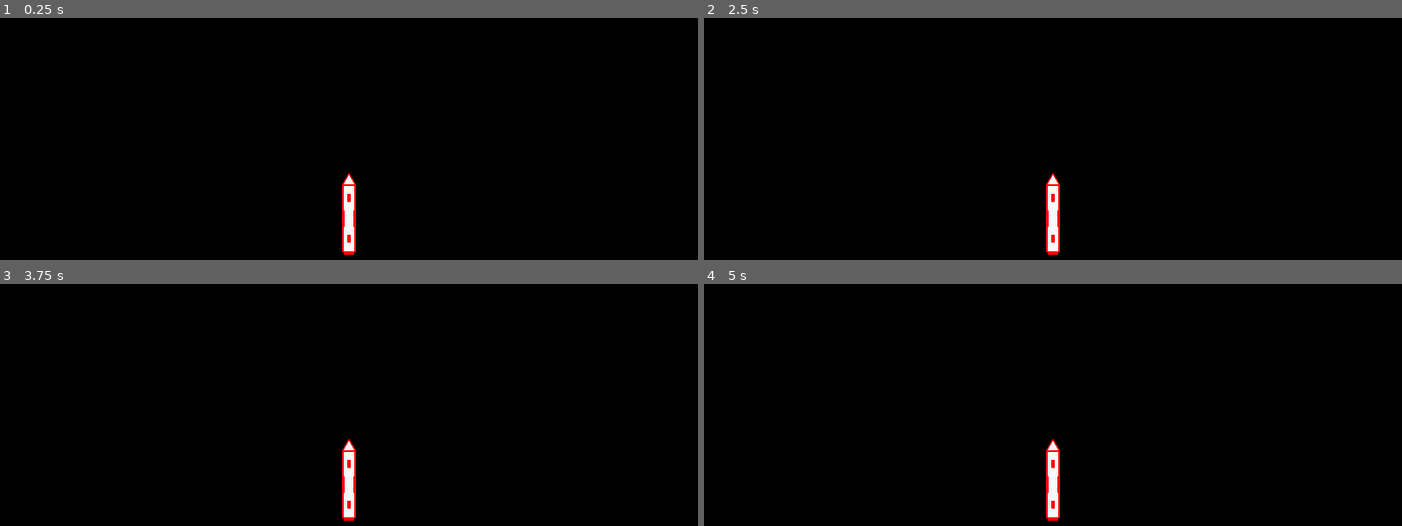
Above: before the commit, frames 1-4 (two rows, left to right).
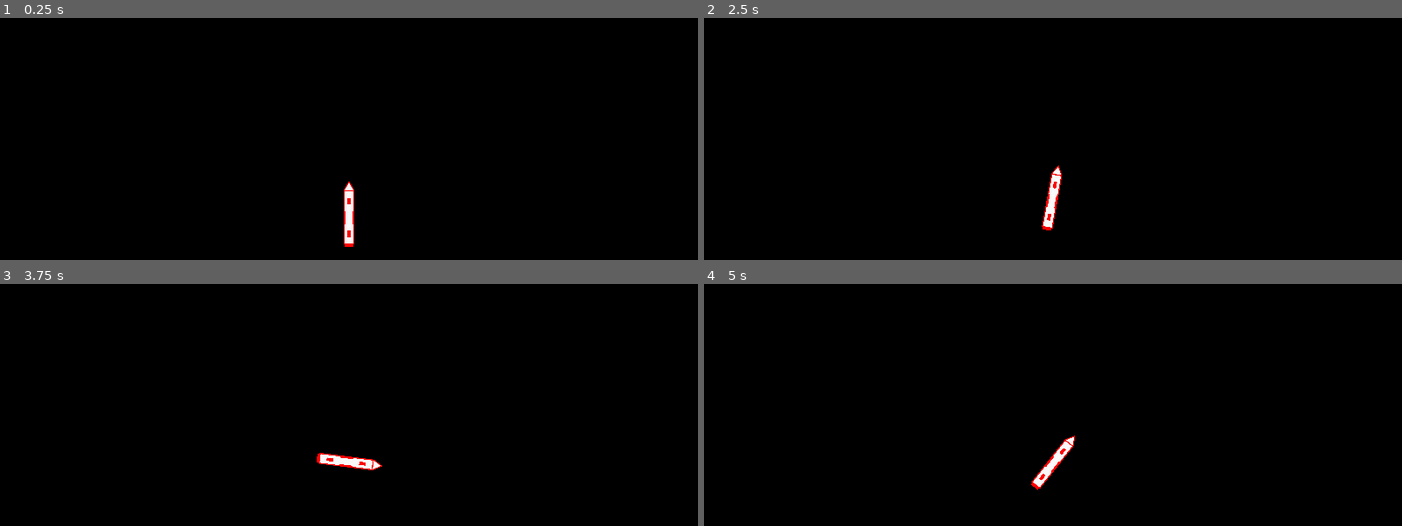
Above: after the commit, the same moments.

Repository: ashmeet28/madmissiles
Game: Godot game, scene res://playground.tscn
Same seed, same stepped clock (60 frames per second), same inputs: the game is played once before the commit and once after it.
Inputs:
- Up to frame 1 (0.25 s): no input
- Up to frame 2 (2.5 s): tap Enter at 0.5, 2 s; hold W (ship_propel, bound only after the commit) 0.53-1.28 s; tap A (ship_rotate_anticlockwise, bound only after the commit) at 0.8, 1.35 s; tap Space at 1.25 s; tap D (ship_rotate_clockwise, bound only after the commit) at 1.55 s; hold D (ship_rotate_clockwise, bound only after the commit) from 2.03 s (still down); tap W (ship_propel, bound only after the commit) at 2.3 s
- Up to frame 3 (3.75 s): release D (ship_rotate_clockwise, bound only after the commit) at 2.78 s; tap W (ship_propel, bound only after the commit) at 2.85 s; tap A (ship_rotate_anticlockwise, bound only after the commit) at 3.05 s; hold A (ship_rotate_anticlockwise, bound only after the commit) from 3.53 s (still down)
- Up to frame 4 (5 s): tap D (ship_rotate_clockwise, bound only after the commit) at 3.8, 4.35 s; release A (ship_rotate_anticlockwise, bound only after the commit) at 4.28 s; tap W (ship_propel, bound only after the commit) at 4.55 s

The runs differ from the first frame. In frame 1, 0.4% of the frame differs, in the area x 49-51%, y 64-98%; in frame 2, 0.6%; in frame 3, 0.9%, in the area x 45-55%, y 64-98%; in frame 4, 0.8%.

Commit message:
Added bounds

Diff:
--- /dev/null
+++ b/Camera2D.gd
@@ -0,0 +1,5 @@
+extends Camera2D
+
+
+func _physics_process(_delta):
+	position = lerp(position, get_node("../Ship").position, 0.08)
--- /dev/null
+++ b/Ship.gd
@@ -0,0 +1,25 @@
+extends RigidBody2D
+
+func _process(_delta):
+	if Input.is_action_just_pressed("ship_propel"):
+		get_node("Flame").visible = true
+	if Input.is_action_just_released("ship_propel"):
+		get_node("Flame").visible = false
+
+func _physics_process(_delta):
+	const SHIP_TORQ:float = 100000
+	constant_torque = 0
+	if Input.is_action_pressed("ship_rotate_clockwise") && angular_velocity < (PI*2):
+		add_constant_torque(SHIP_TORQ)
+	if Input.is_action_pressed("ship_rotate_anticlockwise") && angular_velocity > -(PI*2):
+		add_constant_torque(-SHIP_TORQ)
+
+	if constant_torque == 0:
+		angular_damp = 2
+	else:
+		angular_damp = 0
+
+	const SHIP_THRUST:float = 1000
+	constant_force = Vector2.ZERO
+	if Input.is_action_pressed("ship_propel"):
+		add_constant_force(Vector2.UP.rotated(rotation) * SHIP_THRUST)
--- a/playground.tscn
+++ b/playground.tscn
@@ -1,22 +1,74 @@
-[gd_scene load_steps=3 format=3 uid="uid://dsrw8npweg7uj"]
+[gd_scene load_steps=7 format=3 uid="uid://dsrw8npweg7uj"]
 
+[ext_resource type="Script" path="res://Camera2D.gd" id="1_655db"]
 [ext_resource type="Texture2D" uid="uid://pfjnuy63myvg" path="res://ship.svg" id="1_l1wd0"]
+[ext_resource type="Script" path="res://Ship.gd" id="1_wdhjm"]
 [ext_resource type="Texture2D" uid="uid://r0y0k1ak5pxp" path="res://ship_flame.svg" id="2_jke2a"]
+[ext_resource type="Texture2D" uid="uid://ukfwai3ovv2j" path="res://white_square.svg" id="5_sef34"]
+
+[sub_resource type="RectangleShape2D" id="RectangleShape2D_5w27o"]
+size = Vector2(20000, 25)
 
 [node name="Playground" type="Node2D"]
 
 [node name="Camera2D" type="Camera2D" parent="."]
-zoom = Vector2(0.25, 0.25)
+zoom = Vector2(0.2, 0.2)
+script = ExtResource("1_655db")
 
-[node name="RigidBody2D" type="RigidBody2D" parent="."]
+[node name="Ship" type="RigidBody2D" parent="."]
+linear_damp_mode = 1
+angular_damp_mode = 1
+script = ExtResource("1_wdhjm")
 
-[node name="Sprite2D" type="Sprite2D" parent="RigidBody2D"]
+[node name="Sprite2D" type="Sprite2D" parent="Ship"]
 texture = ExtResource("1_l1wd0")
 
-[node name="Flame" type="Sprite2D" parent="RigidBody2D"]
+[node name="Flame" type="Sprite2D" parent="Ship"]
 visible = false
 position = Vector2(0, 342)
 texture = ExtResource("2_jke2a")
 
-[node name="CollisionPolygon2D" type="CollisionPolygon2D" parent="RigidBody2D"]
+[node name="CollisionPolygon2D" type="CollisionPolygon2D" parent="Ship"]
 polygon = PackedVector2Array(0, -304, 50, -217, 50, 304, -50, 304, -50, -217)
+
+[node name="StaticBody2D" type="StaticBody2D" parent="."]
+position = Vector2(0, 10013)
+
+[node name="Sprite2D" type="Sprite2D" parent="StaticBody2D"]
+scale = Vector2(800, 1)
+texture = ExtResource("5_sef34")
+
+[node name="CollisionShape2D" type="CollisionShape2D" parent="StaticBody2D"]
+shape = SubResource("RectangleShape2D_5w27o")
+
+[node name="StaticBody2D2" type="StaticBody2D" parent="."]
+position = Vector2(0, -10013)
+
+[node name="Sprite2D" type="Sprite2D" parent="StaticBody2D2"]
+scale = Vector2(800, 1)
+texture = ExtResource("5_sef34")
+
+[node name="CollisionShape2D" type="CollisionShape2D" parent="StaticBody2D2"]
+shape = SubResource("RectangleShape2D_5w27o")
+
+[node name="StaticBody2D3" type="StaticBody2D" parent="."]
+position = Vector2(10013, 0)
+rotation = 1.5708
+
+[node name="Sprite2D" type="Sprite2D" parent="StaticBody2D3"]
+scale = Vector2(800, 1)
+texture = ExtResource("5_sef34")
+
+[node name="CollisionShape2D" type="CollisionShape2D" parent="StaticBody2D3"]
+shape = SubResource("RectangleShape2D_5w27o")
+
+[node name="StaticBody2D4" type="StaticBody2D" parent="."]
+position = Vector2(-10013, 0)
+rotation = 1.5708
+
+[node name="Sprite2D" type="Sprite2D" parent="StaticBody2D4"]
+scale = Vector2(800, 1)
+texture = ExtResource("5_sef34")
+
+[node name="CollisionShape2D" type="CollisionShape2D" parent="StaticBody2D4"]
+shape = SubResource("RectangleShape2D_5w27o")
--- a/project.godot
+++ b/project.godot
@@ -22,6 +22,24 @@
 window/size/mode=3
 window/stretch/mode="canvas_items"
 
+[input]
+
+ship_rotate_clockwise={
+"deadzone": 0.5,
+"events": [Object(InputEventKey,"resource_local_to_scene":false,"resource_name":"","device":-1,"window_id":0,"alt_pressed":false,"shift_pressed":false,"ctrl_pressed":false,"meta_pressed":false,"pressed":false,"keycode":0,"physical_keycode":68,"key_label":0,"unicode":100,"echo":false,"script":null)
+]
+}
+ship_rotate_anticlockwise={
+"deadzone": 0.5,
+"events": [Object(InputEventKey,"resource_local_to_scene":false,"resource_name":"","device":-1,"window_id":0,"alt_pressed":false,"shift_pressed":false,"ctrl_pressed":false,"meta_pressed":false,"pressed":false,"keycode":0,"physical_keycode":65,"key_label":0,"unicode":97,"echo":false,"script":null)
+]
+}
+ship_propel={
+"deadzone": 0.5,
+"events": [Object(InputEventKey,"resource_local_to_scene":false,"resource_name":"","device":-1,"window_id":0,"alt_pressed":false,"shift_pressed":false,"ctrl_pressed":false,"meta_pressed":false,"pressed":false,"keycode":0,"physical_keycode":87,"key_label":0,"unicode":119,"echo":false,"script":null)
+]
+}
+
 [physics]
 
 2d/default_gravity=0.0
--- /dev/null
+++ b/white_square.svg
@@ -0,0 +1,24 @@
+<?xml version="1.0" encoding="UTF-8" standalone="no"?>
+<!-- Created with Inkscape (http://www.inkscape.org/) -->
+
+<svg
+   width="25"
+   height="25"
+   viewBox="0 0 25 25"
+   version="1.1"
+   id="svg1"
+   xmlns="http://www.w3.org/2000/svg"
+   xmlns:svg="http://www.w3.org/2000/svg">
+  <defs
+     id="defs1" />
+  <g
+     id="layer1">
+    <rect
+       style="fill:#ffffff;fill-opacity:1;stroke-width:0.0750916"
+       id="rect5"
+       width="25"
+       height="25"
+       x="0"
+       y="0" />
+  </g>
+</svg>
Not shown, added: white_square.svg.import
